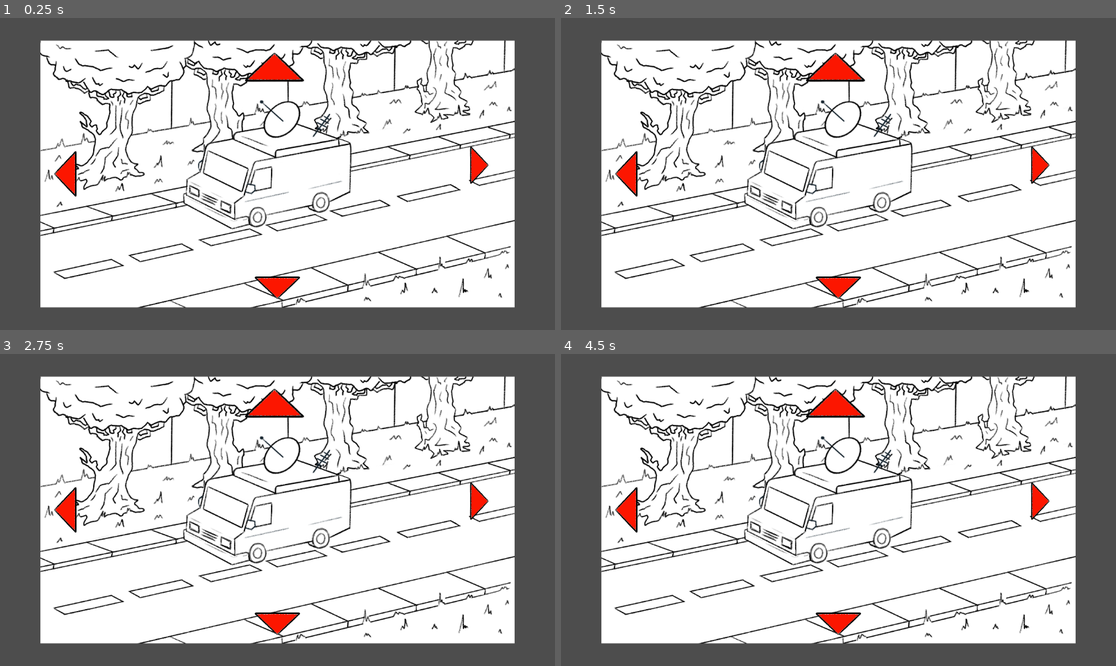
Above: before the commit, frames 1-4 (two rows, left to right).
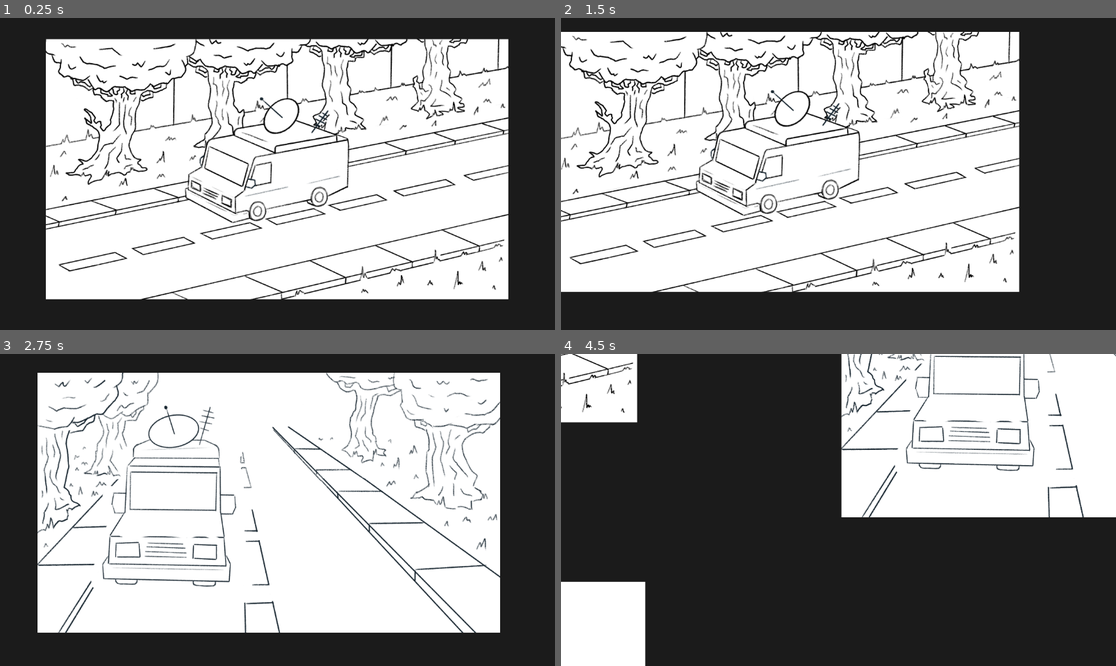
Above: after the commit, the same moments.

Repository: ImRaphZ/vigi-lens-game
Game: Godot game, scene res://game.tscn
Two runs of this game, one before a commit and one after it. Both use one fixed random seed, a clock stepped at 60 frames per second and the inputs below.
Inputs (mouse positions are in pixels of both pictures, inside the frame that each line leads up to):
- Up to frame 1 (0.25 s): no input
- Up to frame 2 (1.5 s): tap Enter at 0.5 s; move the mouse to (960, 158) at 0.52 s; move the mouse to (727, 189) at 1.27 s
- Up to frame 3 (2.75 s): move the mouse to (333, 441) at 2.02 s
- Up to frame 4 (4.5 s): move the mouse to (810, 572) at 2.77 s; tap Space at 3.5 s; move the mouse to (1005, 556) at 3.52 s; move the mouse to (672, 463) at 4.27 s

The runs differ from the first frame. In frame 1, 48% of the frame differs, in the area x 0-100%, y 0-100%; in frame 2, 55%; in frame 3, 47%; in frame 4, 82%.

Commit message:
Added first Panels

Diff:
--- /dev/null
+++ b/Panels/Introduction.json
@@ -0,0 +1,8 @@
+[
+	"parte1",
+	"parte2",
+	"parte3",
+	"parte4",
+	"parte5",
+	"parte6"
+]
--- /dev/null
+++ b/Scenes/Panels/hallway.tscn
@@ -0,0 +1,17 @@
+[gd_scene format=3 uid="uid://brbva18mfd6qg"]
+
+[ext_resource type="Texture2D" uid="uid://b5yheemtw1356" path="res://assets/images/parte7.png" id="1_bmnfr"]
+[ext_resource type="PackedScene" uid="uid://bxcki5warki2j" path="res://Scenes/arrow.tscn" id="2_nn6vq"]
+
+[node name="Hallway" type="Node2D" unique_id=2062477771]
+
+[node name="Parte7" type="Sprite2D" parent="." unique_id=611432835]
+position = Vector2(554, 325)
+scale = Vector2(0.5, 0.5)
+texture = ExtResource("1_bmnfr")
+
+[node name="Arrow" parent="." unique_id=813468880 instance=ExtResource("2_nn6vq")]
+position = Vector2(798, 234)
+direction = 1
+size = 0
+newScene = "Vents"
--- /dev/null
+++ b/Scenes/Panels/introduction.tscn
@@ -0,0 +1,53 @@
+[gd_scene format=3 uid="uid://cir6cgvcahmqg"]
+
+[ext_resource type="Texture2D" uid="uid://dnaftoqd4uh08" path="res://assets/images/parte1.png" id="1_8irn0"]
+[ext_resource type="Texture2D" uid="uid://dfx7u82snqf0l" path="res://assets/images/parte2.png" id="2_bmqoi"]
+[ext_resource type="Texture2D" uid="uid://dnls5lmuu1r2s" path="res://assets/images/parte3.png" id="3_y46fx"]
+[ext_resource type="Texture2D" uid="uid://j5d74txgxqi" path="res://assets/images/parte4.png" id="4_3deyn"]
+[ext_resource type="Texture2D" uid="uid://dokcvvwamgcow" path="res://assets/images/parte5.png" id="5_dytyt"]
+[ext_resource type="Texture2D" uid="uid://dikhcgobchwo1" path="res://assets/images/parte6.png" id="6_eldsf"]
+[ext_resource type="PackedScene" uid="uid://bxcki5warki2j" path="res://Scenes/arrow.tscn" id="7_bmqoi"]
+
+[node name="Introduction" type="Node2D" unique_id=180277859]
+
+[node name="Parte1" type="Sprite2D" parent="." unique_id=1788984288]
+position = Vector2(960, 544)
+scale = Vector2(0.5, 0.5)
+texture = ExtResource("1_8irn0")
+
+[node name="Parte2" type="Sprite2D" parent="." unique_id=585901119]
+position = Vector2(2344, 741)
+scale = Vector2(0.5, 0.5)
+texture = ExtResource("2_bmqoi")
+
+[node name="Parte3" type="Sprite2D" parent="." unique_id=2107715911]
+position = Vector2(977, 1415)
+scale = Vector2(0.5, 0.5)
+texture = ExtResource("3_y46fx")
+
+[node name="Parte4" type="Sprite2D" parent="." unique_id=1951083320]
+position = Vector2(2356, 1825)
+scale = Vector2(0.5, 0.5)
+texture = ExtResource("4_3deyn")
+
+[node name="Parte5" type="Sprite2D" parent="." unique_id=738107462]
+position = Vector2(942, 2424)
+scale = Vector2(0.5, 0.5)
+texture = ExtResource("5_dytyt")
+
+[node name="Parte6" type="Sprite2D" parent="." unique_id=1323901167]
+position = Vector2(2348, 2931)
+scale = Vector2(0.5, 0.5)
+texture = ExtResource("6_eldsf")
+
+[node name="Arrow" parent="." unique_id=813468880 instance=ExtResource("7_bmqoi")]
+position = Vector2(2344, 3113)
+direction = 2
+size = 0
+newScene = "FrontDoor"
+
+[node name="Arrow2" parent="." unique_id=1234732135 instance=ExtResource("7_bmqoi")]
+position = Vector2(2186, 3079)
+direction = 3
+size = 0
+newScene = "Hallway"
--- /dev/null
+++ b/Scenes/Panels/vents.tscn
@@ -0,0 +1,40 @@
+[gd_scene format=3 uid="uid://5lj2oe35cfhn"]
+
+[ext_resource type="Texture2D" uid="uid://4voraupis73l" path="res://assets/images/parte8.png" id="1_cy1oa"]
+[ext_resource type="Texture2D" uid="uid://b8mstqnthehn" path="res://assets/images/parte9.png" id="2_v0oia"]
+[ext_resource type="Texture2D" uid="uid://c4cov7c8kpitp" path="res://assets/images/parte10.png" id="3_voiwt"]
+[ext_resource type="Texture2D" uid="uid://dxnl2kjiq7w0k" path="res://assets/images/parte11.png" id="4_fpi2s"]
+[ext_resource type="Texture2D" uid="uid://bf47tnolywkev" path="res://assets/images/parte12.png" id="5_qjiac"]
+[ext_resource type="PackedScene" uid="uid://bxcki5warki2j" path="res://Scenes/arrow.tscn" id="6_v0oia"]
+
+[node name="Vents" type="Node2D" unique_id=899346641]
+
+[node name="Parte8" type="Sprite2D" parent="." unique_id=142440242]
+position = Vector2(556, 333)
+scale = Vector2(0.5, 0.5)
+texture = ExtResource("1_cy1oa")
+
+[node name="Parte9" type="Sprite2D" parent="." unique_id=365064726]
+position = Vector2(1986, 1090)
+scale = Vector2(0.5, 0.5)
+texture = ExtResource("2_v0oia")
+
+[node name="Parte10" type="Sprite2D" parent="." unique_id=258655186]
+position = Vector2(548, 1935)
+scale = Vector2(0.5, 0.5)
+texture = ExtResource("3_voiwt")
+
+[node name="Parte11" type="Sprite2D" parent="." unique_id=1664824385]
+position = Vector2(1935, 2731)
+scale = Vector2(0.5, 0.5)
+texture = ExtResource("4_fpi2s")
+
+[node name="Parte12" type="Sprite2D" parent="." unique_id=1952547984]
+position = Vector2(597, 3481)
+scale = Vector2(0.5, 0.5)
+texture = ExtResource("5_qjiac")
+
+[node name="Arrow" parent="." unique_id=813468880 instance=ExtResource("6_v0oia")]
+position = Vector2(587, 3627)
+direction = 2
+newScene = "MainHall"
--- a/Scenes/arrow.tscn
+++ b/Scenes/arrow.tscn
@@ -2,6 +2,44 @@
 
 [ext_resource type="Script" uid="uid://camq6hw4s6563" path="res://arrow.gd" id="1_h5x2m"]
 [ext_resource type="Texture2D" uid="uid://bql78x4ybxuyo" path="res://assets/images/seta.png" id="2_40cdi"]
+
+[sub_resource type="Animation" id="Animation_h5x2m"]
+length = 0.001
+tracks/0/type = "value"
+tracks/0/imported = false
+tracks/0/enabled = true
+tracks/0/path = NodePath("Seta:position")
+tracks/0/interp = 1
+tracks/0/loop_wrap = true
+tracks/0/keys = {
+"times": PackedFloat32Array(0),
+"transitions": PackedFloat32Array(1),
+"update": 0,
+"values": [Vector2(0, 0)]
+}
+
+[sub_resource type="Animation" id="Animation_40cdi"]
+resource_name = "arrow"
+length = 0.6666667
+loop_mode = 1
+tracks/0/type = "value"
+tracks/0/imported = false
+tracks/0/enabled = true
+tracks/0/path = NodePath("Seta:position")
+tracks/0/interp = 1
+tracks/0/loop_wrap = true
+tracks/0/keys = {
+"times": PackedFloat32Array(0, 0.3, 0.6333333),
+"transitions": PackedFloat32Array(1, 1, 1),
+"update": 0,
+"values": [Vector2(0, 0), Vector2(0, -11.425), Vector2(0, 0)]
+}
+
+[sub_resource type="AnimationLibrary" id="AnimationLibrary_xxsqv"]
+_data = {
+&"RESET": SubResource("Animation_h5x2m"),
+&"arrow": SubResource("Animation_40cdi")
+}
 
 [node name="Arrow" type="Node2D" unique_id=813468880]
 script = ExtResource("1_h5x2m")
@@ -24,4 +62,9 @@
 grow_horizontal = 2
 grow_vertical = 2
 
+[node name="AnimationPlayer" type="AnimationPlayer" parent="." unique_id=1965403082]
+libraries/ = SubResource("AnimationLibrary_xxsqv")
+
+[connection signal="mouse_entered" from="Button" to="." method="_on_button_mouse_entered"]
+[connection signal="mouse_exited" from="Button" to="." method="_on_button_mouse_exited"]
 [connection signal="pressed" from="Button" to="." method="_on_button_pressed"]
--- a/animation_player.gd
+++ b/animation_player.gd
@@ -1,4 +1,4 @@
 extends AnimationPlayer
 
 func _ready() -> void:
-	play("Comic")
+	pass
--- a/arrow.gd
+++ b/arrow.gd
@@ -28,10 +28,9 @@
 
 @export var newScene: String
 
-
 func _ready():
 	# Initialize rotation based on the selected direction
-	setaSprite.global_rotation = get_rotation_for_direction(direction)
+	self.rotation = get_rotation_for_direction(direction)
 	setaSprite.scale = get_size(size)
 	print(newScene)
 
@@ -63,5 +62,28 @@
 			return Vector2(0.22, 0.22)
 
 func _on_button_pressed() -> void:
-	print("Button touched")
+
+	var parent_found = false
+	var parent = get_parent()
+	# Checks if parent has method, if not, checks parent's parent || Comment of the year
+	while !parent_found:
+		if parent.has_method("changePanel"):
+			parent_found = true
+		else:
+			parent = parent.get_parent()
+
+	parent.changePanel(newScene)
+
+	print(newScene)
+
+
+
+
+func _on_button_mouse_entered() -> void:
+	$AnimationPlayer.play("arrow")
 	pass # Replace with function body.
+
+
+func _on_button_mouse_exited() -> void:
+	$AnimationPlayer.pause()
+	pass # Replace with function body.
--- /dev/null
+++ b/game.gd
@@ -0,0 +1,25 @@
+extends Node2D
+
+@onready var introduction = $Introduction
+@onready var animation_player = $AnimationPlayer
+
+var current_panel = "Introduction"
+
+func _on_ready() -> void:
+	introduction.show()
+	animation_player.play("Introduction")
+
+
+func changePanel(new_panel: String) -> void:
+	#print("CHANGE PANEL: " + new_panel)
+	var current_node = get_node(current_panel)
+	current_node.hide()
+
+	var new_node = get_node(new_panel)
+	new_node.show()
+
+	if (animation_player.has_animation(new_panel)):
+		animation_player.play(new_panel)
+
+	current_panel = new_panel
+	#pass
--- a/game.tscn
+++ b/game.tscn
@@ -1,62 +1,103 @@
 [gd_scene format=3 uid="uid://c4ch661rm71fq"]
 
 [ext_resource type="Script" uid="uid://bcxjwfsdgdc0g" path="res://animation_player.gd" id="1_e2o6t"]
-[ext_resource type="Texture2D" uid="uid://dnaftoqd4uh08" path="res://assets/images/parte1.png" id="3_feb5d"]
-[ext_resource type="Texture2D" uid="uid://dnls5lmuu1r2s" path="res://assets/images/parte3.png" id="4_7jktm"]
-[ext_resource type="Texture2D" uid="uid://dfx7u82snqf0l" path="res://assets/images/parte2.png" id="4_fc0e3"]
-[ext_resource type="PackedScene" uid="uid://bxcki5warki2j" path="res://Scenes/arrow.tscn" id="5_7jktm"]
+[ext_resource type="Script" uid="uid://xaillugquhnk" path="res://game.gd" id="1_ryrav"]
+[ext_resource type="PackedScene" uid="uid://cir6cgvcahmqg" path="res://Scenes/Panels/introduction.tscn" id="3_feb5d"]
+[ext_resource type="PackedScene" uid="uid://brbva18mfd6qg" path="res://Scenes/Panels/hallway.tscn" id="4_fc0e3"]
+[ext_resource type="PackedScene" uid="uid://5lj2oe35cfhn" path="res://Scenes/Panels/vents.tscn" id="5_7jktm"]
 
 [sub_resource type="Animation" id="Animation_feb5d"]
 resource_name = "Comic"
 length = 12.0
 
+[sub_resource type="Animation" id="Animation_7jktm"]
+resource_name = "Introduction"
+length = 12.566667
+tracks/0/type = "value"
+tracks/0/imported = false
+tracks/0/enabled = true
+tracks/0/path = NodePath("Introduction:position")
+tracks/0/interp = 1
+tracks/0/loop_wrap = true
+tracks/0/keys = {
+"times": PackedFloat32Array(0, 1, 2.5, 3.5, 5, 6, 7.5, 8.5, 10.066667, 11, 12.5),
+"transitions": PackedFloat32Array(1, 2.2973945, 0.07432574, 2.3784142, 1, 2.0705302, 1, 1.6817936, 1, 2.5491211, 1),
+"update": 0,
+"values": [Vector2(-385, -230), Vector2(-385, -230), Vector2(-1786, -432), Vector2(-1786, -432), Vector2(-411, -1088), Vector2(-411, -1088), Vector2(-1786, -1513), Vector2(-1786, -1513), Vector2(-375, -2089), Vector2(-375, -2089), Vector2(-1796, -2608)]
+}
+
 [sub_resource type="Animation" id="Animation_fc0e3"]
 length = 0.001
+tracks/0/type = "value"
+tracks/0/imported = false
+tracks/0/enabled = true
+tracks/0/path = NodePath("Introduction:position")
+tracks/0/interp = 1
+tracks/0/loop_wrap = true
+tracks/0/keys = {
+"times": PackedFloat32Array(0),
+"transitions": PackedFloat32Array(1),
+"update": 0,
+"values": [Vector2(-385, -230)]
+}
+tracks/1/type = "value"
+tracks/1/imported = false
+tracks/1/enabled = true
+tracks/1/path = NodePath("Vents:position")
+tracks/1/interp = 1
+tracks/1/loop_wrap = true
+tracks/1/keys = {
+"times": PackedFloat32Array(0),
+"transitions": PackedFloat32Array(1),
+"update": 0,
+"values": [Vector2(18, -3)]
+}
+
+[sub_resource type="Animation" id="Animation_ryrav"]
+resource_name = "Vents"
+length = 9.566667
+tracks/0/type = "value"
+tracks/0/imported = false
+tracks/0/enabled = true
+tracks/0/path = NodePath("Vents:position")
+tracks/0/interp = 1
+tracks/0/loop_wrap = true
+tracks/0/keys = {
+"times": PackedFloat32Array(0, 1, 2.5, 3.5, 5, 6, 7.5, 8.5, 9.5),
+"transitions": PackedFloat32Array(1, 1, 1, 1, 1, 1, 1, 1, 1),
+"update": 0,
+"values": [Vector2(18, -3), Vector2(18, -3), Vector2(-1419, -758), Vector2(-1419, -758), Vector2(20, -1612), Vector2(20, -1612), Vector2(-1360, -2411), Vector2(-1360, -2411), Vector2(-17, -3157)]
+}
 
 [sub_resource type="AnimationLibrary" id="AnimationLibrary_7jktm"]
 _data = {
 &"Comic": SubResource("Animation_feb5d"),
-&"RESET": SubResource("Animation_fc0e3")
+&"Introduction": SubResource("Animation_7jktm"),
+&"RESET": SubResource("Animation_fc0e3"),
+&"Vents": SubResource("Animation_ryrav")
 }
 
 [node name="Game" type="Node2D" unique_id=1346341802]
+script = ExtResource("1_ryrav")
+
+[node name="Background" type="ColorRect" parent="." unique_id=828926370]
+offset_right = 1152.0
+offset_bottom = 648.0
+color = Color(0.017732391, 0.017732391, 0.01773239, 0.6862745)
 
 [node name="AnimationPlayer" type="AnimationPlayer" parent="." unique_id=1655453861]
 libraries/ = SubResource("AnimationLibrary_7jktm")
 script = ExtResource("1_e2o6t")
 
-[node name="Parte1" type="Sprite2D" parent="." unique_id=1849971536]
-position = Vector2(576, 324)
-scale = Vector2(0.512963, 0.51296294)
-texture = ExtResource("3_feb5d")
+[node name="Introduction" parent="." unique_id=180277859 instance=ExtResource("3_feb5d")]
+visible = false
+position = Vector2(-385, -230)
 
-[node name="Parte2" type="Sprite2D" parent="." unique_id=1025086951]
-position = Vector2(1996, 324.00003)
-scale = Vector2(0.513, 0.513)
-texture = ExtResource("4_fc0e3")
+[node name="Hallway" parent="." unique_id=2062477771 instance=ExtResource("4_fc0e3")]
+visible = false
 
-[node name="Parte3" type="Sprite2D" parent="." unique_id=1771387611]
-position = Vector2(570, 1072)
-scale = Vector2(0.513, 0.513)
-texture = ExtResource("4_7jktm")
+[node name="Vents" parent="." unique_id=899346641 instance=ExtResource("5_7jktm")]
+visible = false
+position = Vector2(18, -3)
 
-[node name="Arrow" parent="." unique_id=813468880 instance=ExtResource("5_7jktm")]
-position = Vector2(993, 307)
-direction = 1
-size = 0
-newScene = "Right Small"
-
-[node name="Arrow2" parent="." unique_id=1506568758 instance=ExtResource("5_7jktm")]
-position = Vector2(574, 558)
-newScene = "Bottom Medium"
-
-[node name="Arrow3" parent="." unique_id=1944463554 instance=ExtResource("5_7jktm")]
-position = Vector2(138, 322)
-direction = 3
-newScene = "Left Medium"
-
-[node name="Arrow4" parent="." unique_id=27137777 instance=ExtResource("5_7jktm")]
-position = Vector2(572, 105)
-direction = 2
-size = 2
-newScene = "Top Large"
+[connection signal="ready" from="." to="." method="_on_ready"]
Not shown, added: export_presets.cfg
Not shown, added: game.gd.uid
